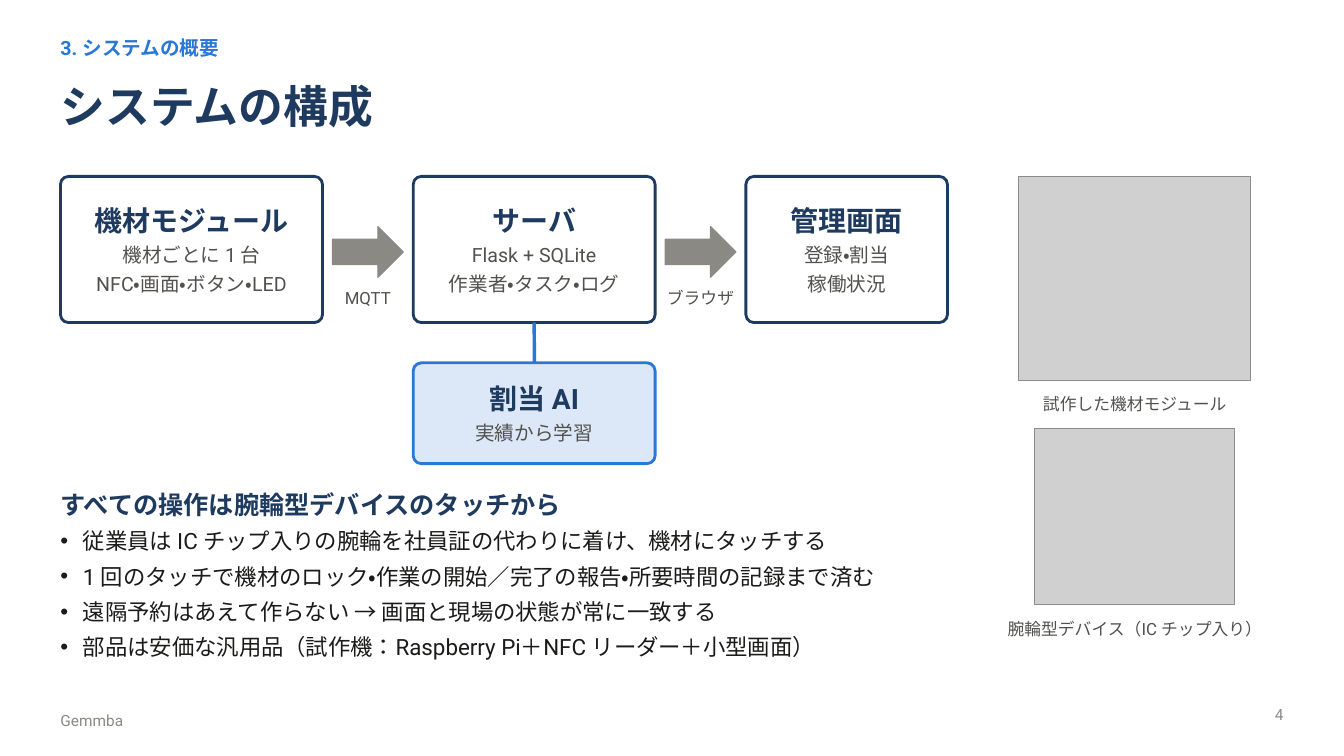
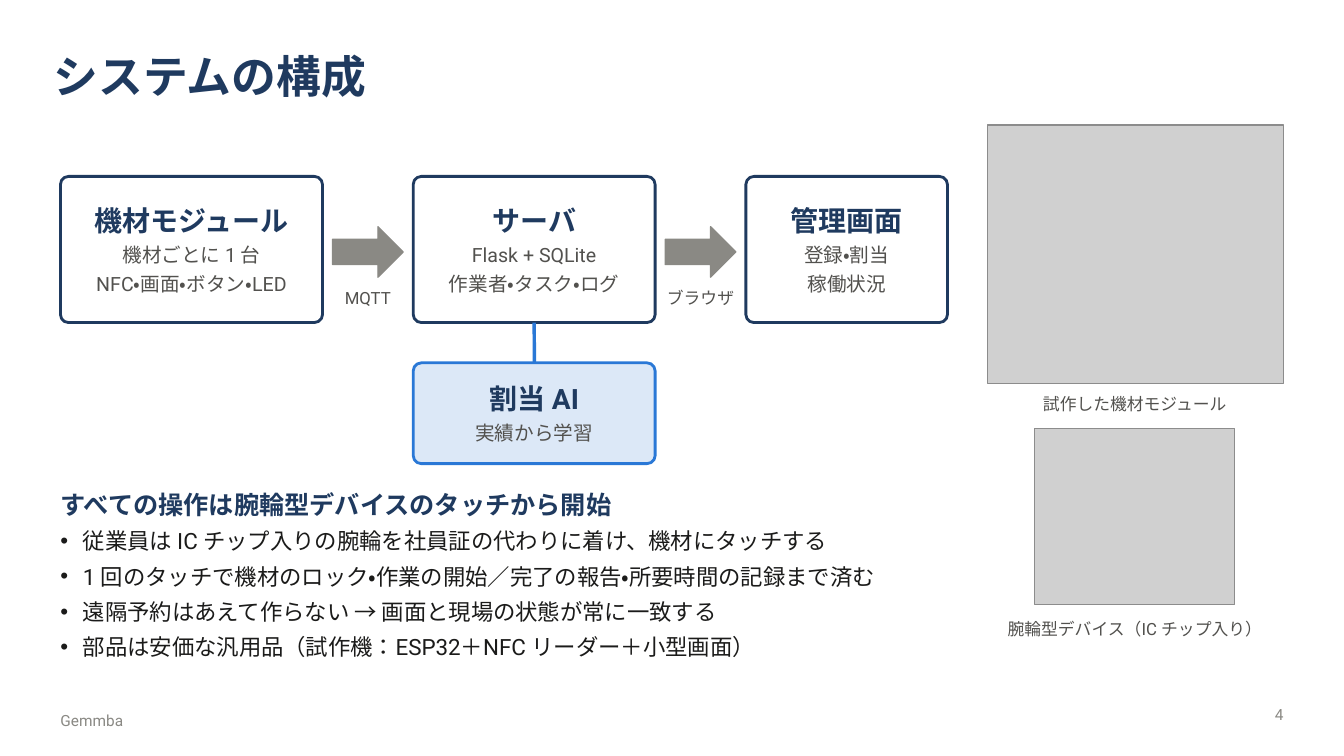
Before and after one commit to maguro256/procon2026, a slide deck: slide 4 of slides/gemmba_presentation.pptx. Drawn at 1344x756 pixels with LibreOffice and Linux fonts; fonts in the diff are those of the drawing; grey boxes stand for pictures. Boxes give left, top, right and bottom in pixels: in the first picture for what was removed or moved away, otherwise in the second. Text is boxed around its words. In the diff, an @@ line names an element or a change of style, - is before the commit and + after.

```diff
--- a/slides/gemmba_presentation.pptx
+++ b/slides/gemmba_presentation.pptx
@@ title "システムの構成": place and size @@
-title "システムの構成" at (60, 84, 372, 128)
+title "システムの構成" at (54, 54, 366, 98)
@@ text removed at (60, 38, 219, 57) @@
-3. システムの概要
@@ picture: place and size @@
-picture at (1019, 176, 1251, 380)
+picture at (988, 125, 1284, 384)
@@ text at (60, 492, 611, 517): text changed @@
-すべての操作は腕輪型デバイスのタッチから
+すべての操作は腕輪型デバイスのタッチから開始
@@ text at (83, 636, 754, 657): text changed @@
-• 部品は安価な汎用品（試作機：Raspberry Pi＋NFC リーダー＋小型画面）
+• 部品は安価な汎用品（試作機：ESP32＋NFC リーダー＋小型画面）
```
Also in this commit, not shown: 10 other slides changed, 2 slides added, 1 slide removed, 4 other files.
